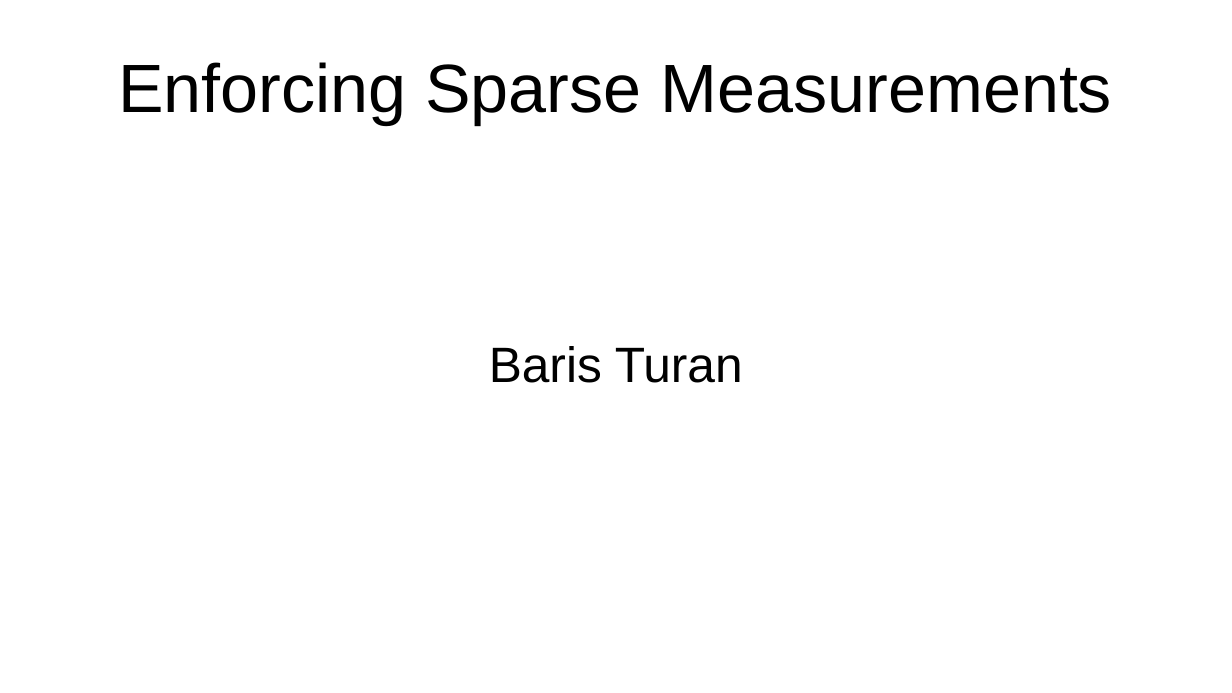
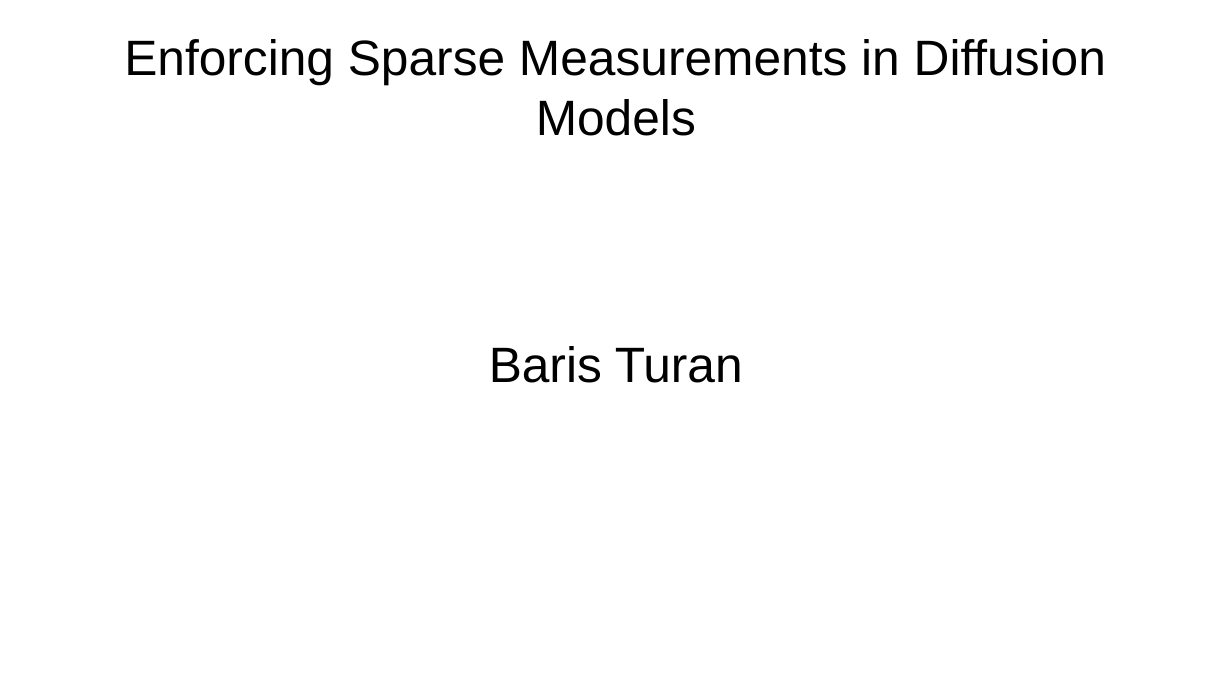
Before and after one commit to baristuran/baris-personal, a slide deck: slide 1 of sparse.odp. Drawn at 1232x693 pixels with LibreOffice and Linux fonts; fonts in the diff are those of the drawing. Boxes give left, top, right and bottom in pixels: in the first picture for what was removed or moved away, otherwise in the second. Text is boxed around its words. In the diff, an @@ line names an element or a change of style, - is before the commit and + after.

Commit message:
Presentation

```diff
--- a/sparse.odp
+++ b/sparse.odp
@@ title at (x1=124, y1=39, x2=1106, y2=136): text changed; size 44 to 32 pt @@
-Enforcing Sparse Measurements
+Enforcing Sparse Measurements in Diffusion Models
```
Also in this commit, not shown: 7 other slides changed.
